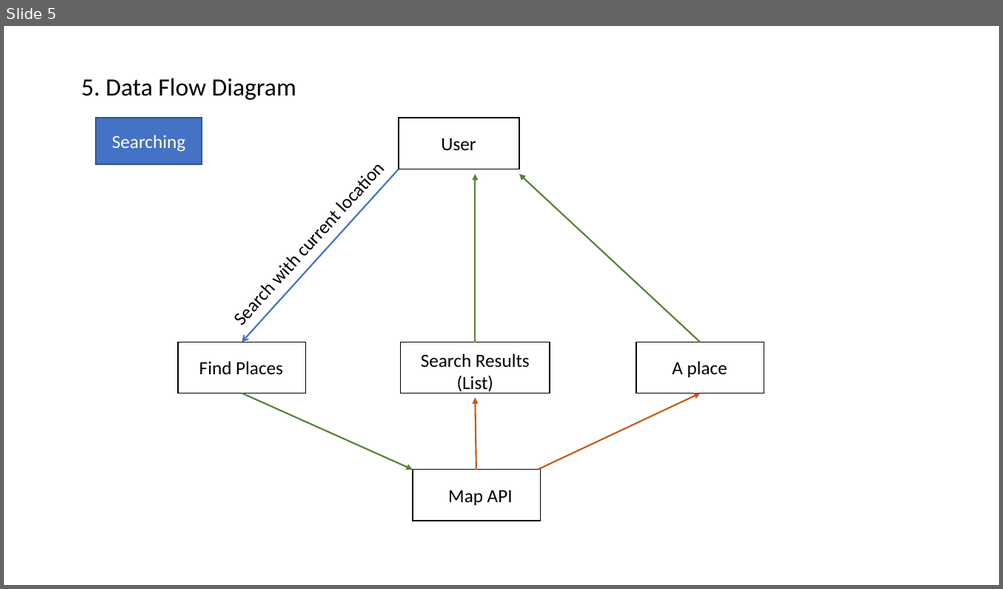
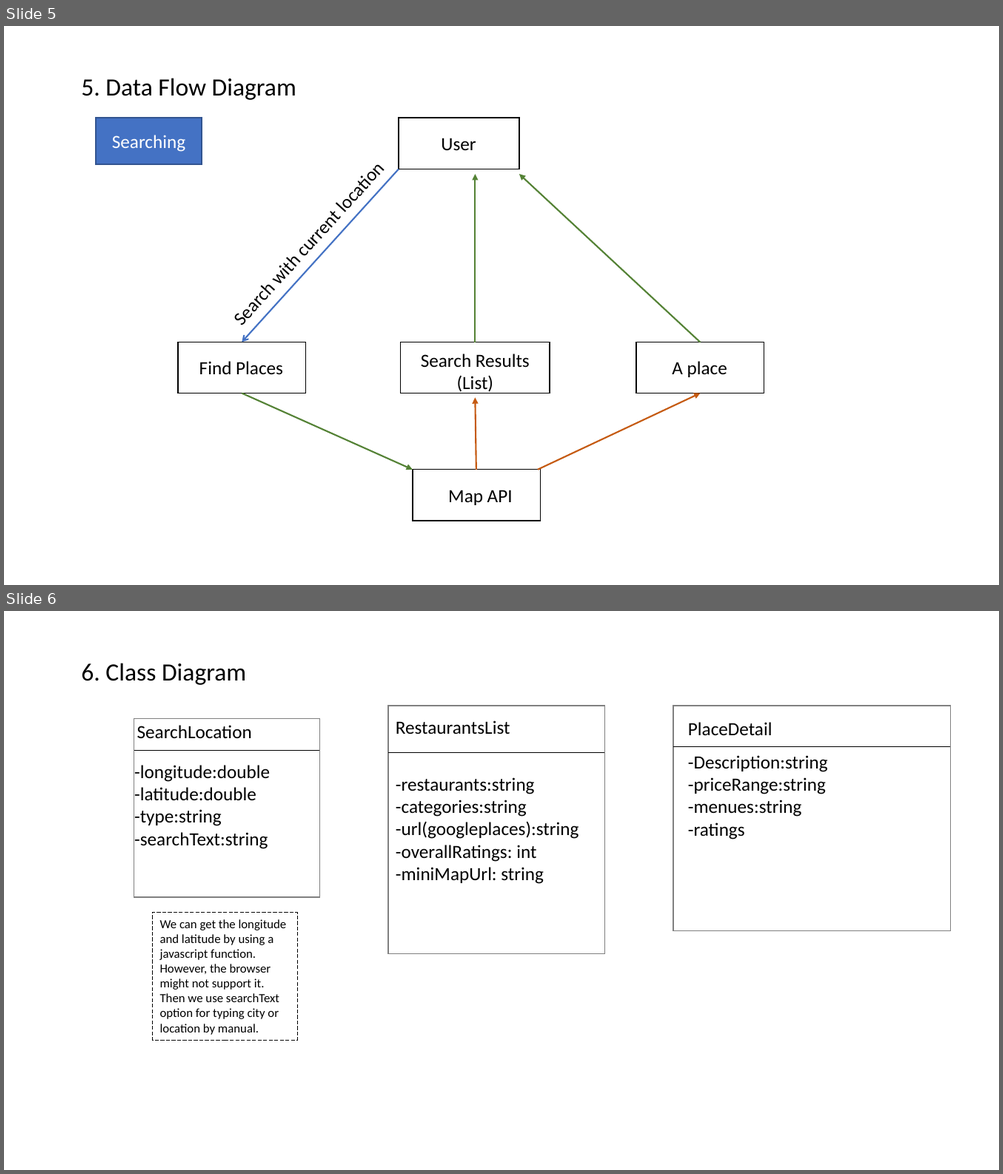
Before and after one commit to brianj-kim/ENSE-374-Project, a slide deck: Milestone#2 Reportouts/UMLDiagrams.pptx. Shown one above the other, each under a label of ours: slide 5 before the commit, slides 5 and 6 after it. The pictures are 1003x589 and 1003x1174 pixels, drawn with LibreOffice and Linux fonts; fonts in the diff are those of the drawing. Boxes give left, top, right and bottom in pixels: in the first picture for what was removed or moved away, otherwise in the second. Text is boxed around its words. In the diff, an @@ line names an element or a change of style, - is before the commit and + after.

Commit message:
Update class diagram

```diff
--- a/Milestone#2 Reportouts/UMLDiagrams.pptx
+++ b/Milestone#2 Reportouts/UMLDiagrams.pptx
@@ slide 6 added at <box>4,611,999,1170</box>, background #FFFFFF @@
@@ text added at <box>81,663,246,685</box>, 24 pt, text #000000 @@
+6. Class Diagram
@@ rectangle added at <box>134,718,319,897</box>, outline #808080 1 pt @@
@@ rectangle added at <box>388,706,605,954</box>, outline #808080 1 pt @@
@@ text added at <box>395,721,510,735</box>, 18 pt, text #000000 @@
+RestaurantsList
@@ rectangle added at <box>673,706,950,931</box>, outline #808080 1 pt @@
@@ text added at <box>137,725,252,738</box>, 18 pt, text #000000 @@
+SearchLocation
@@ text added at <box>688,722,772,735</box>, 18 pt, text #000000 @@
+PlaceDetail
@@ line added from (134, 751) to (319, 751), #000000 0.5 pt @@
@@ text added at <box>134,765,270,849</box>, 18 pt, text #000000 @@
+-longitude:double
+-latitude:double
+-type:string
+-searchText:string
@@ line added from (388, 752) to (605, 752), #000000 0.5 pt @@
@@ line added from (673, 747) to (950, 747), #000000 0.5 pt @@
@@ text added at <box>688,755,828,840</box>, 18 pt, text #000000 @@
+-Description:string
+-priceRange:string
+-menues:string
+-ratings
@@ text added at <box>395,777,579,884</box>, 18 pt, text #000000 @@
+-restaurants:string
+-categories:string
+-url(googleplaces):string
+-overallRatings: int
+-miniMapUrl: string
@@ rectangle added at <box>153,912,297,1041</box>, outline #000000 0.75 pt dashed, 12 pt, text #000000 @@
+We can get the longitude and latitude by using a javascript function. However, the browser might not support it. Then we use searchText option for typing city or location by manual.
```
Also in this commit, not shown: 1 slide removed.
